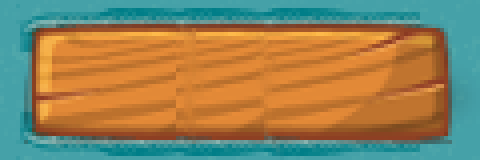
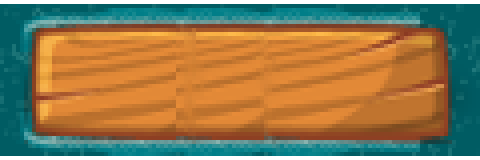
Comparing the layer stacks of the two 480 × 160 images. Changes:
painted on "Layer" over [0, 0, 480, 160]
added layer "Layer #1" over [0, 4, 480, 156]
